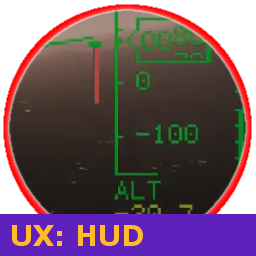
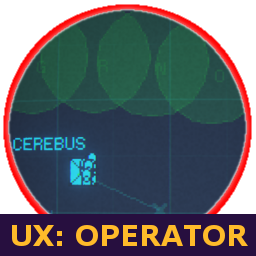
Before/after of a 256x256 layered artwork. What changed in the layer stack:
renamed "UX: HUD" to "UX: OPERATOR", painted on it over [12, 225, 248, 246]
painted on "Clipboard #1" over [0, 214, 256, 256]
painted on "Clipboard" over [0, 8, 256, 256]
